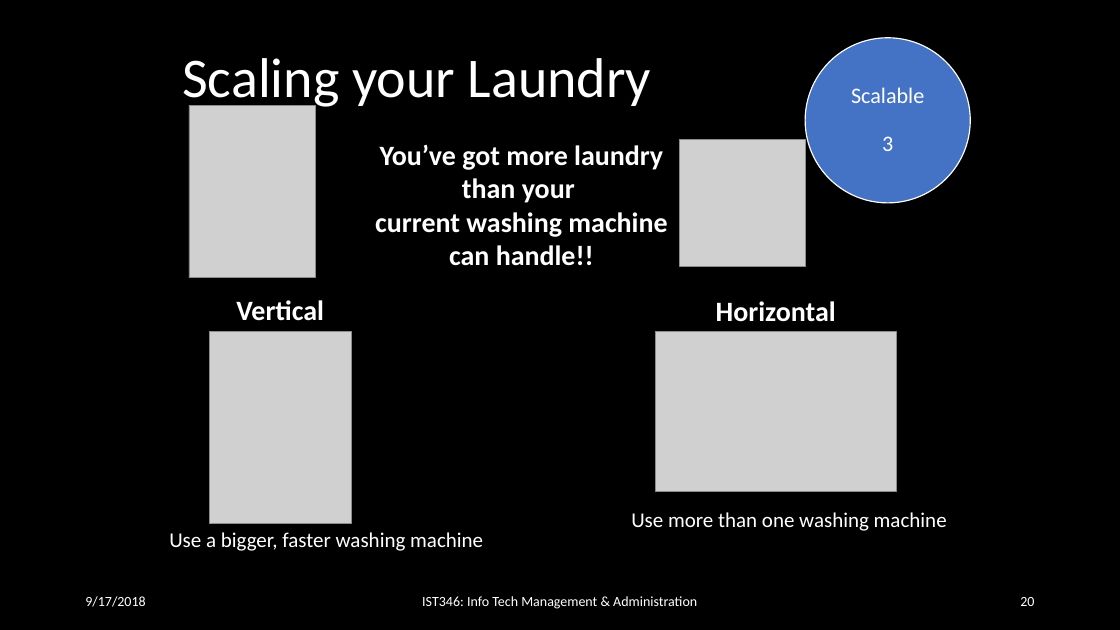
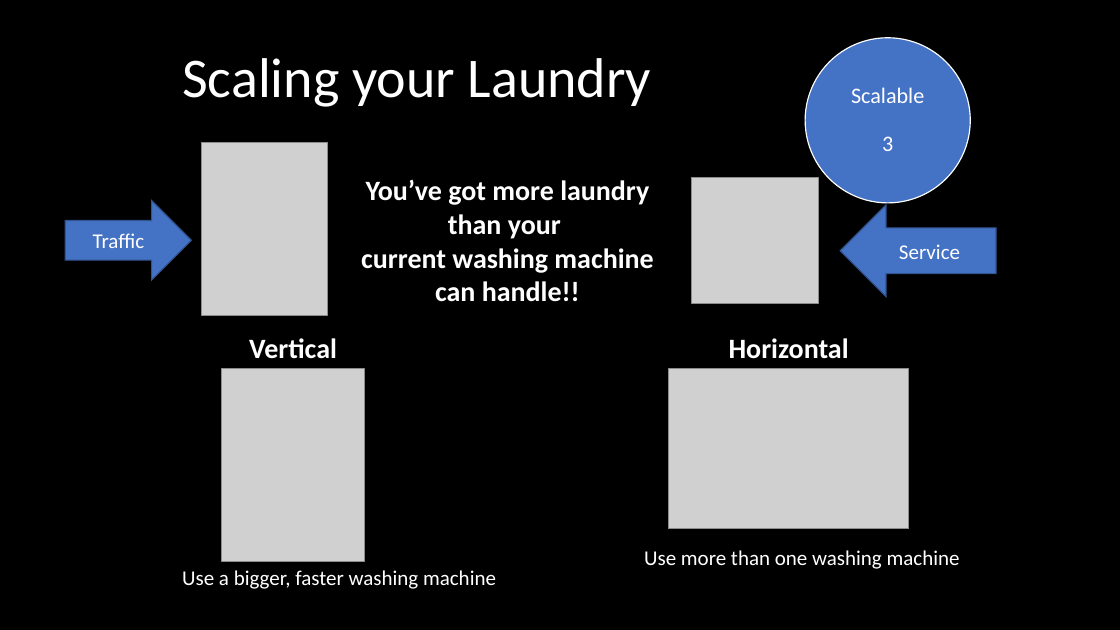
Before and after one commit to orstewar/ist346-content, a slide deck: slide 18 of content/10-services-monitoring-logging.pptx (slide 20 before the commit). Drawn at 1120x630 pixels with LibreOffice and Linux fonts; fonts in the diff are those of the drawing; grey boxes stand for pictures. Boxes give left, top, right and bottom in pixels: in the first picture for what was removed or moved away, otherwise in the second. Text is boxed around its words. In the diff, an @@ line names an element or a change of style, - is before the commit and + after.

```diff
--- a/content/10-services-monitoring-logging.pptx
+++ b/content/10-services-monitoring-logging.pptx
@@ text "You’ve got more laundry than ...": place and size @@
-text "You’ve got more laundry than ..." at [375, 145, 667, 266]
+text "You’ve got more laundry than ..." at [361, 180, 653, 302]
@@ right arrow added at [66, 201, 192, 280], fill #4472C4, outline #325491 1 pt, 18 pt, text #FFFFFF @@
+Traffic
@@ left arrow added at [840, 205, 996, 297], fill #4472C4, outline #325491 1 pt, 18 pt, text #FFFFFF @@
+Service
@@ text "Vertical": place and size @@
-text "Vertical" at [236, 300, 324, 321]
+text "Vertical" at [249, 338, 337, 359]
@@ 4 pictures, 1 text: place and size @@
-4 pictures, 1 text at [189, 105, 896, 523]
+4 pictures, 1 text at [202, 143, 909, 561]
@@ text "Use a bigger, faster washing ...": place and size @@
-text "Use a bigger, faster washing ..." at [169, 532, 483, 551]
+text "Use a bigger, faster washing ..." at [182, 570, 496, 589]
@@ text "Use more than one washing ...": place and size @@
-text "Use more than one washing ..." at [631, 512, 947, 531]
+text "Use more than one washing ..." at [644, 550, 960, 569]
@@ text removed at [85, 596, 145, 607] @@
-9/17/2018
@@ text removed at [422, 596, 697, 609] @@
-IST346: Info Tech Management & Administration
@@ page number removed at [1020, 597, 1034, 606] @@
-20
```
Also in this commit, not shown: 13 other slides changed, 1 slide added, 11 slides removed, 2 other files.
